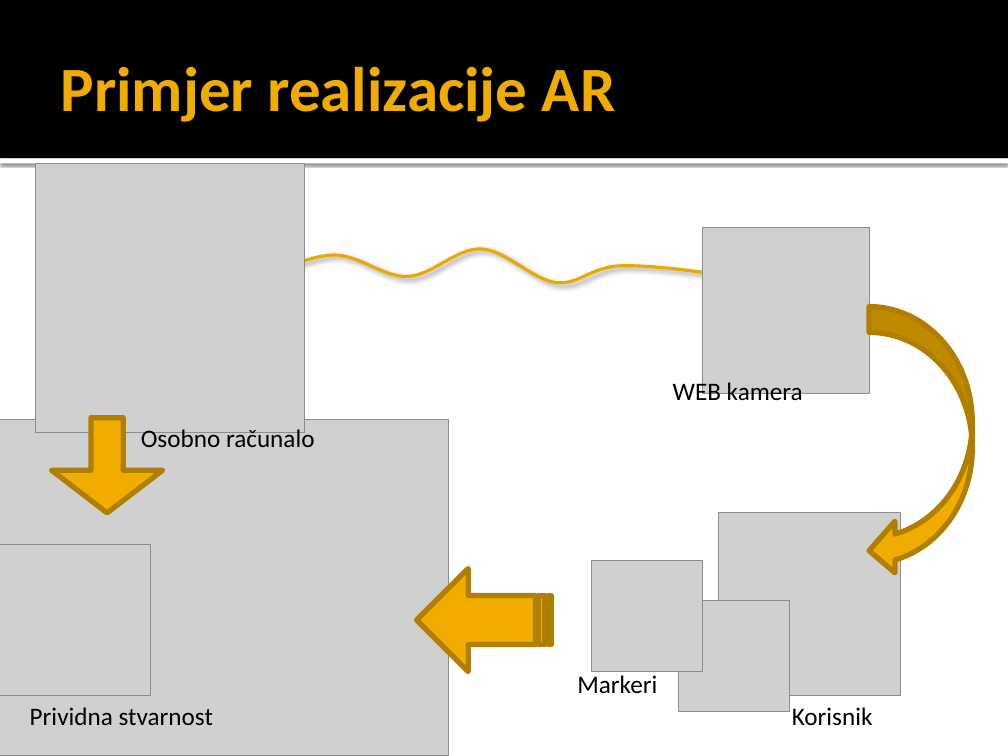
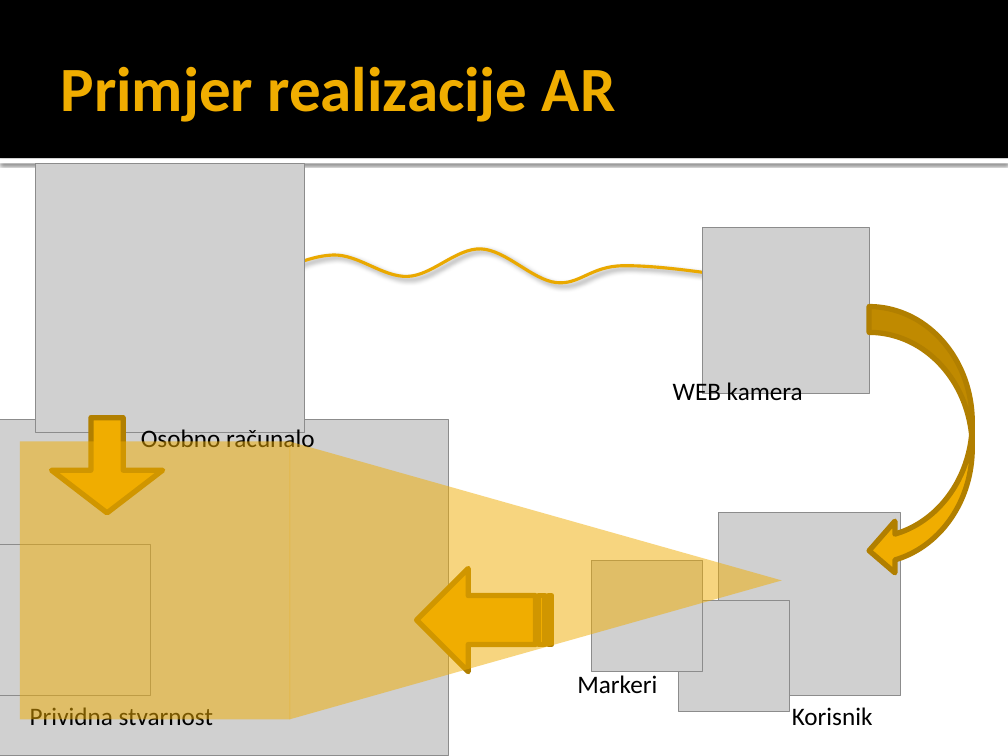
Before and after one commit to MarioVolarevic/projekt-irg-2011, a slide deck: slide 3 of Prezentacija/FERmula 1.pptx. Drawn at 1008x756 pixels with LibreOffice and Linux fonts; fonts in the diff are those of the drawing; grey boxes stand for pictures. Boxes give left, top, right and bottom in pixels: in the first picture for what was removed or moved away, otherwise in the second. Text is boxed around its words. In the diff, an @@ line names an element or a change of style, - is before the commit and + after.

```diff
--- a/Prezentacija/FERmula 1.pptx
+++ b/Prezentacija/FERmula 1.pptx
@@ rectangle added at box(20, 442, 290, 720), fill #F0AD00 at 50% opacity @@
@@ flow chart merge added at box(290, 442, 782, 720), fill #F0AD00 at 50% opacity @@
```
Also in this commit, not shown: 1 slide added.
